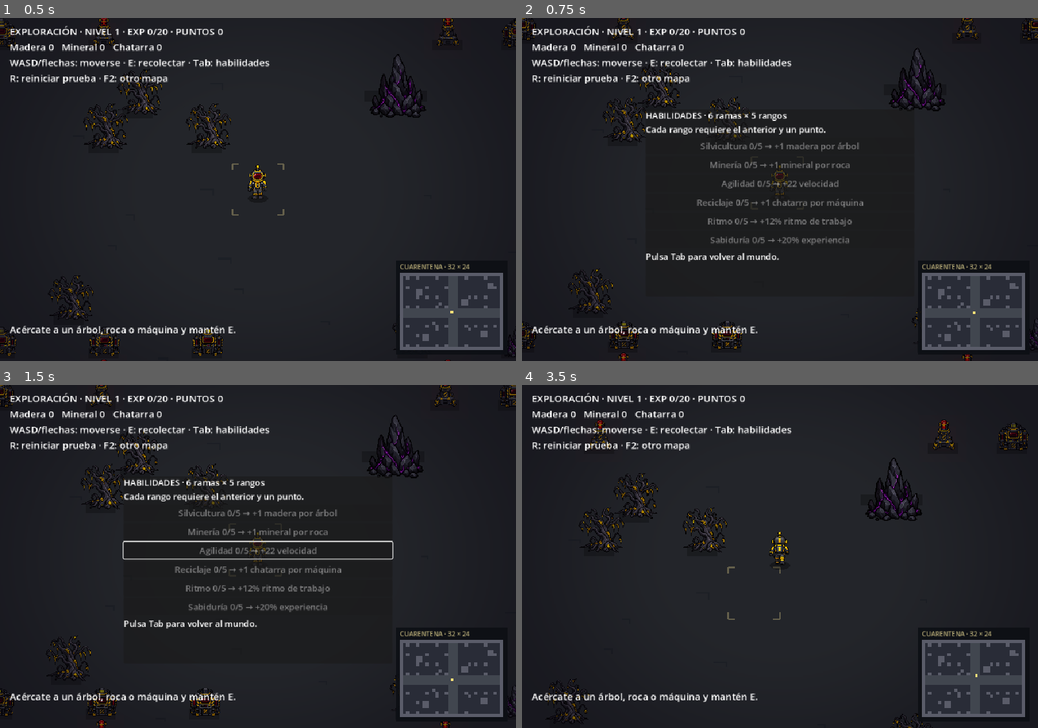
Above: before the commit, frames 1-4 (two rows, left to right).
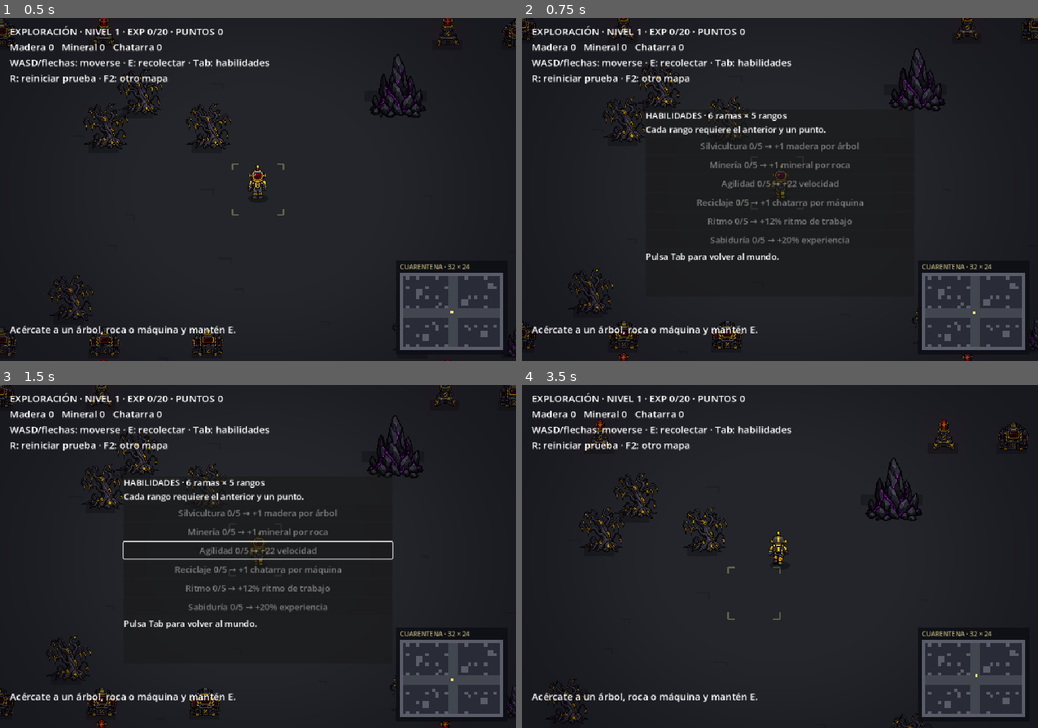
Above: after the commit, the same moments.

Repository: LikoKriko/Godotgame1
Game: Godot game, scene res://scenes/main.tscn
Same seed, same stepped clock (60 frames per second), same inputs: the game is played once before the commit and once after it.
Inputs (mouse positions are in pixels of both pictures, inside the frame that each line leads up to):
- Up to frame 1 (0.5 s): no input
- Up to frame 2 (0.75 s): tap Enter at 0.5 s; move the mouse to (893, 172) at 0.52 s; hold D from 0.53 s (still down); tap Tab at 0.6 s; click (893, 172) at 0.67 s
- Up to frame 3 (1.5 s): tap Space at 1.25 s; move the mouse to (154, 573) at 1.27 s; release D at 1.28 s; hold S from 1.28 s (still down); tap Tab at 1.35 s
- Up to frame 4 (3.5 s): tap Enter at 2 s; move the mouse to (831, 481) at 2.02 s; release S at 2.03 s; hold D 2.03-2.78 s; tap R at 2.1 s; tap Tab at 2.3, 3.05 s; tap Space at 2.75 s; move the mouse to (754, 625) at 2.77 s; hold W from 2.78 s (still down); tap E at 2.85 s; click (754, 625) at 2.92 s

Frame 1 is identical in both runs. In frame 2, less than 0.1% of the frame differs, in the area x 48-52%, y 42-53%; in frame 3, less than 0.1%; in frame 4, 0.2%, in the area x 47-52%, y 42-53%.

Commit message:
Keep walking animation looping during sustained movement

Diff:
--- a/scripts/main.gd
+++ b/scripts/main.gd
@@ -157,7 +157,7 @@
 	var direction := Vector2(
 		float(Input.is_physical_key_pressed(KEY_D) or Input.is_physical_key_pressed(KEY_RIGHT)) - float(Input.is_physical_key_pressed(KEY_A) or Input.is_physical_key_pressed(KEY_LEFT)),
 		float(Input.is_physical_key_pressed(KEY_S) or Input.is_physical_key_pressed(KEY_DOWN)) - float(Input.is_physical_key_pressed(KEY_W) or Input.is_physical_key_pressed(KEY_UP)))
-	if direction != Vector2.ZERO:
+	if direction != Vector2.ZERO and working:
 		cancel_work()
 	if not working:
 		move_player(direction, delta)
@@ -170,6 +170,8 @@
 	queue_redraw()
 
 func cancel_work() -> void:
+	if not working:
+		return
 	working = false
 	work_elapsed = 0.0
 	character.speed_scale = 1.0
--- /dev/null
+++ b/tests/walk_cycle.gd
@@ -0,0 +1,65 @@
+extends SceneTree
+var loops := 0
+var checks := 0
+
+func _initialize() -> void:
+	call_deferred("run_checks")
+
+func require(condition: bool, message: String) -> void:
+	checks += 1
+	if not condition:
+		push_error(message)
+		quit(1)
+		assert(condition, message)
+
+func key(code: Key, pressed: bool) -> void:
+	var event := InputEventKey.new()
+	event.keycode = code
+	event.physical_keycode = code
+	event.pressed = pressed
+	Input.parse_input_event(event)
+	Input.flush_buffered_events()
+
+func run_checks() -> void:
+	var game = load("res://scenes/main.tscn").instantiate()
+	root.add_child(game)
+	game.character.animation_looped.connect(func(): loops += 1)
+	var directions := [Vector2.DOWN, Vector2.LEFT, Vector2.RIGHT, Vector2.UP]
+	var keys := [KEY_S, KEY_A, KEY_D, KEY_W]
+	var names := [&"down", &"left", &"right", &"up"]
+	for i in 4:
+		game.restart()
+		game.movement.step(directions[i], 1.0, 220.0)
+		loops = 0
+		key(keys[i], true)
+		var seen := {}
+		for frame in 90:
+			await process_frame
+			seen[game.character.frame] = true
+		require(seen.size() == 4, "Holding %s must advance all four walk frames; saw %s" % [names[i], seen.keys()])
+		require(loops >= 2, "Holding direction must loop the walk cycle")
+		require(game.player.length() > 200.0, "Player actually moved")
+		key(keys[i], false)
+		for frame in 3:
+			await process_frame
+		require(game.character.animation == StringName("idle_" + names[i]), "Release stops walking and retains direction")
+	# The animation stops if the player keeps pushing against a wall.
+	game.restart()
+	game.player = Vector2(0, game.world.bounds.end.y - 64 - 15.01)
+	game.movement.step(Vector2.DOWN, 1.0, 220.0)
+	key(KEY_S, true)
+	for frame in 12:
+		await process_frame
+	require(game.character.animation == &"idle_down", "No walking in place against a wall")
+	key(KEY_S, false)
+	game.restart()
+	var tree := Vector2i(-4, -3)
+	game.player = game.resources.bounds(tree).position + Vector2(-24, 32)
+	require(game.start_work(tree), "Harvest can begin")
+	key(KEY_D, true)
+	for frame in 3:
+		await process_frame
+	require(not game.working, "Moving still cancels harvesting")
+	key(KEY_D, false)
+	print("PASS: %d sustained-walk checks: four directions, repeated cycles, release, collision and harvest cancellation" % checks)
+	quit(0)
Not shown, added: tests/walk_cycle.gd.uid
Not shown, changed: README.md
